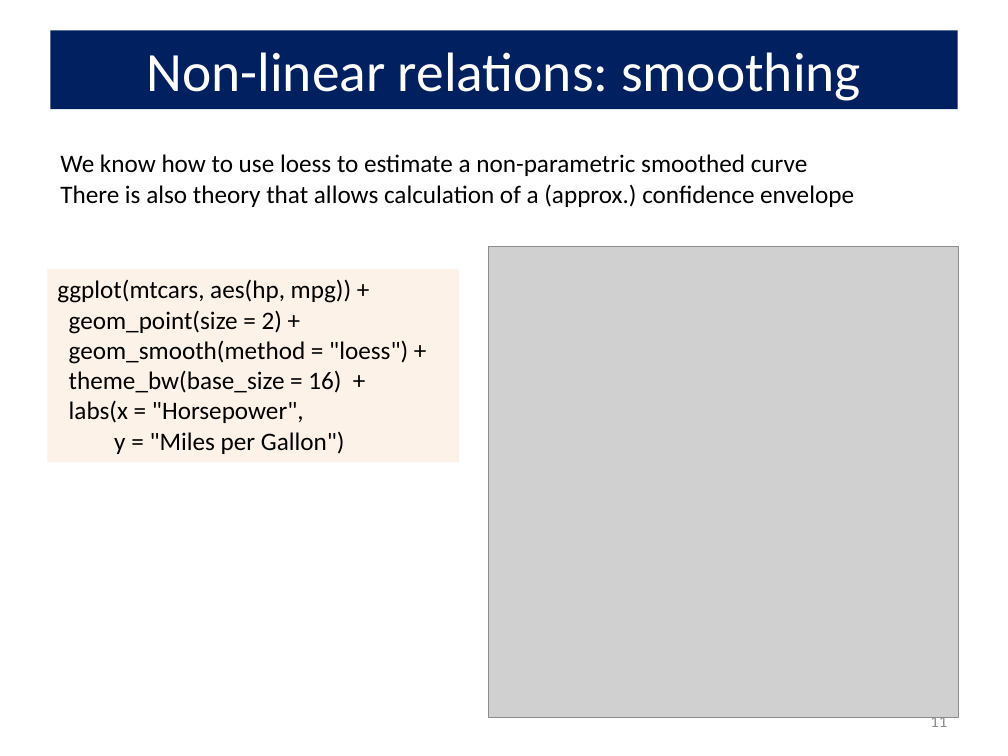
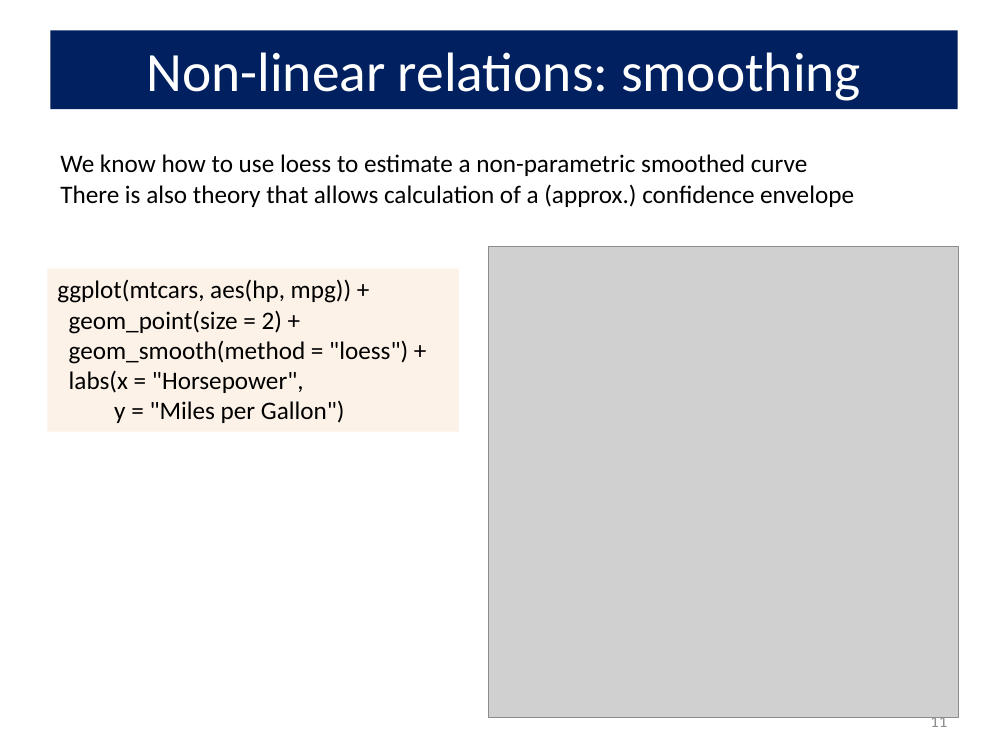
Before and after one commit to friendly/6135, a slide deck: slide 11 of docs/lectures/bootstrap.pptx. Drawn at 1008x756 pixels with LibreOffice and Linux fonts; fonts in the diff are those of the drawing; grey boxes stand for pictures. Boxes give left, top, right and bottom in pixels: in the first picture for what was removed or moved away, otherwise in the second. Text is boxed around its words. In the diff, an @@ line names an element or a change of style, - is before the commit and + after.

```diff
--- a/docs/lectures/bootstrap.pptx
+++ b/docs/lectures/bootstrap.pptx
@@ rectangle "ggplot(mtcars, aes(hp, mpg)) +": place and size @@
-rectangle "ggplot(mtcars, aes(hp, mpg)) +" at bbox=[47, 269, 459, 463]
+rectangle "ggplot(mtcars, aes(hp, mpg)) +" at bbox=[47, 269, 459, 432]
@@ text in rectangle at bbox=[69, 370, 341, 393]: paragraph removed @@
-theme_bw(base_size = 16) +
```
Also in this commit, not shown: 7 other slides changed, 53 other files.
